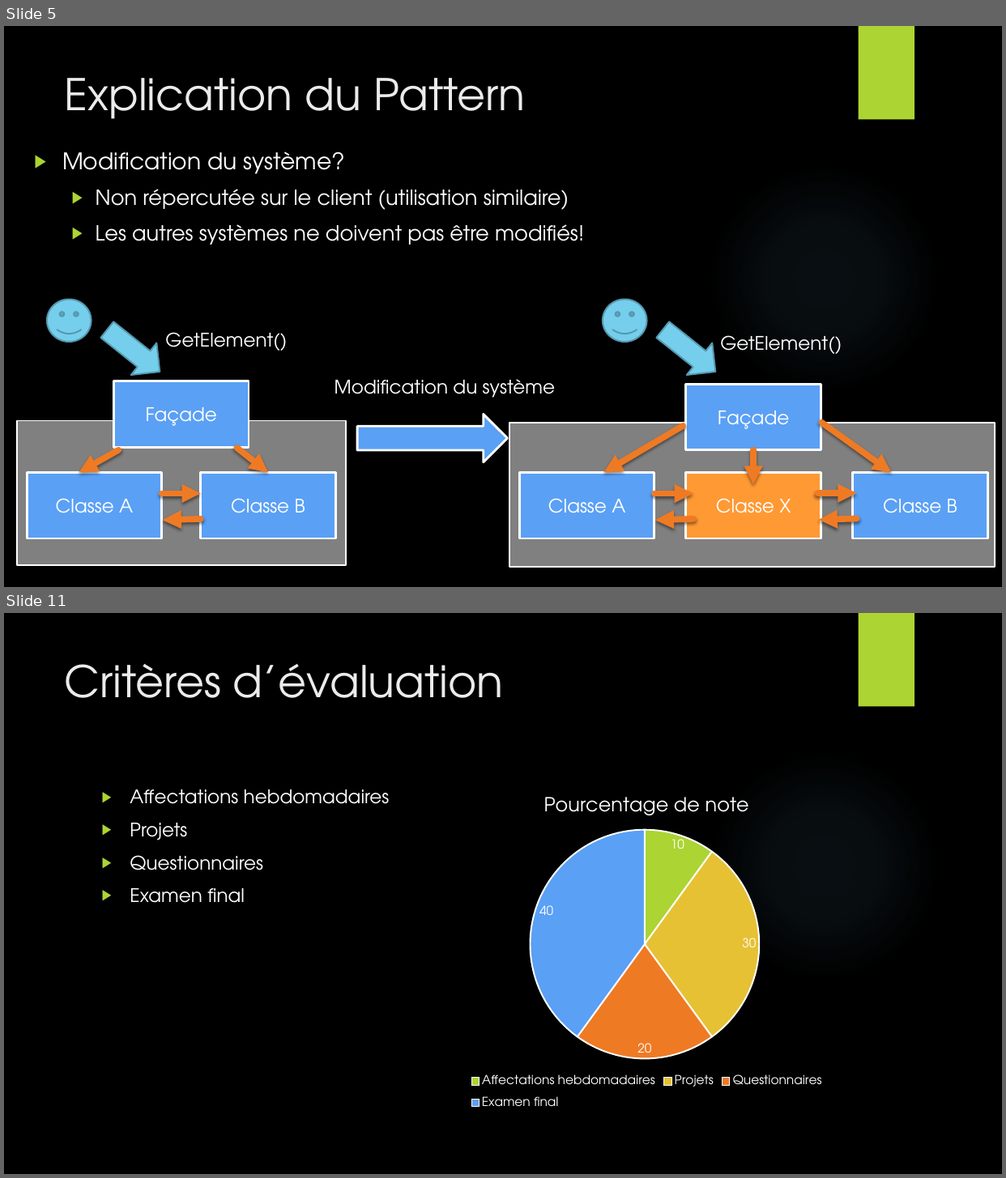
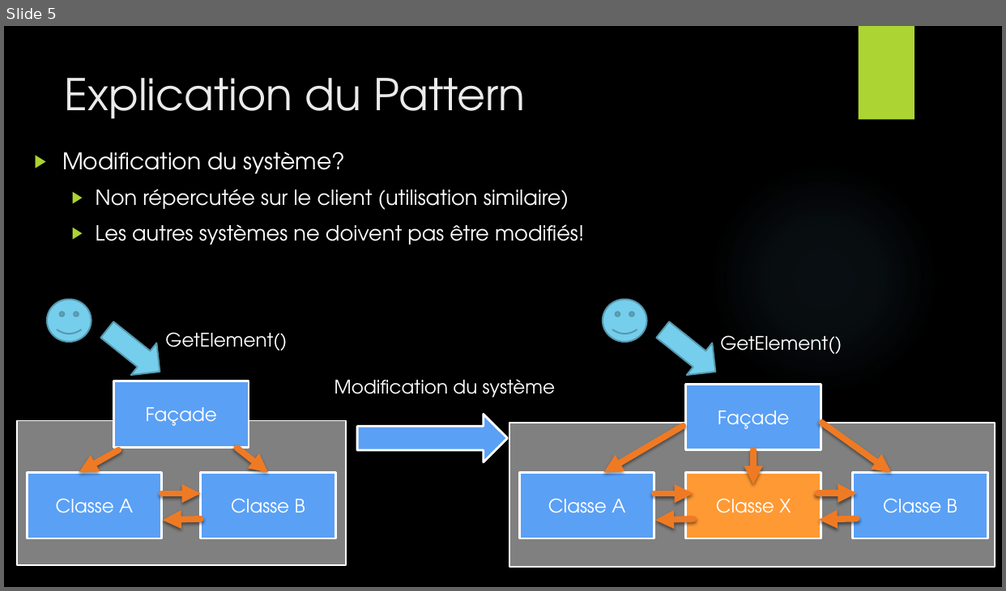
Before and after one commit to PlumpMath/DesignPatternFacade, a slide deck: presentation.pptx. Shown one above the other, each under a label of ours: slides 5 and 11 before the commit, slide 5 after it; the slides between them are not shown. The pictures are 1006x1178 and 1006x591 pixels, drawn with LibreOffice and Linux fonts; fonts in the diff are those of the drawing; background and template pictures are left out. Boxes give left, top, right and bottom in pixels: in the first picture for what was removed or moved away, otherwise in the second. Text is boxed around its words. In the diff, an @@ line names an element or a change of style, - is before the commit and + after.

Commit message:
presentation finale

```diff
--- a/presentation.pptx
+++ b/presentation.pptx
@@ slide 11 removed at (x1=4, y1=613, x2=1002, y2=1174), background picture (left out); not listed: 2 template elements that a slide beside it also shows @@
@@ title removed at (x1=65, y1=664, x2=504, y2=698) @@
-Critères d’évaluation
@@ pie chart removed at (x1=467, y1=781, x2=827, y2=1125) @@
-title "Pourcentage de note "
-categories: Affectations hebdomadaires, Projets, Questionnaires, Examen final
-Series 1: 10, 30, 20, 40
@@ text removed at (x1=130, y1=790, x2=390, y2=903) @@
-▶ Affectations hebdomadaires
-▶ Projets
-▶ Questionnaires
-▶ Examen final
```
Also in this commit, not shown: 2 slides changed, 2 slides added, 6 other slides removed, 2 other files.
